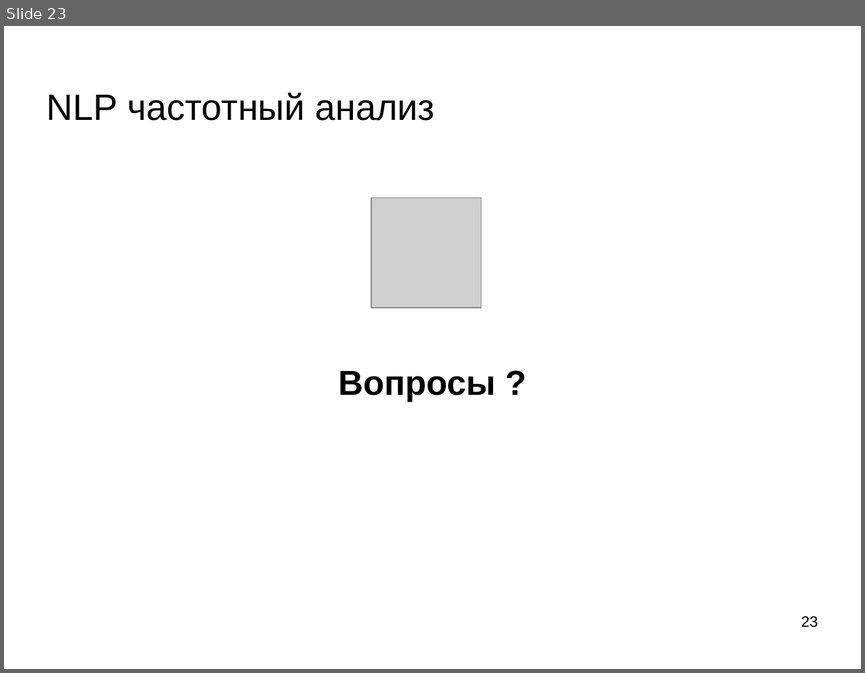
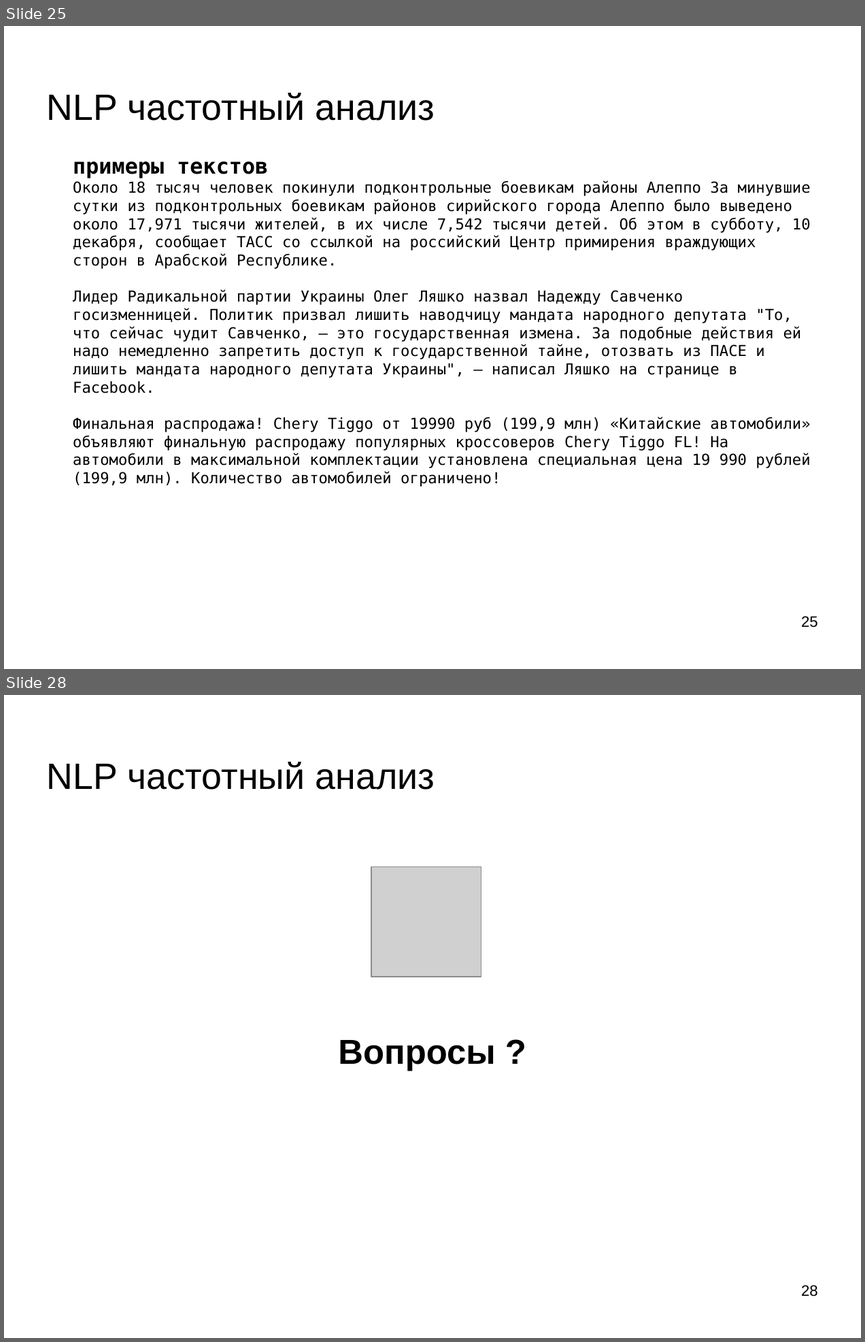
Before and after one commit to mechanoid5/ml_lectorium_legacy, a slide deck: 16-text-tfidf.odp. Shown one above the other, each under a label of ours: slide 23 before the commit, slides 25 and 28 after it; the slides between them are not shown. The pictures are 865x673 and 865x1342 pixels, drawn with LibreOffice and Linux fonts; fonts in the diff are those of the drawing; grey boxes stand for pictures; background and template pictures are left out. Boxes give left, top, right and bottom in pixels: in the first picture for what was removed or moved away, otherwise in the second. Text is boxed around its words. In the diff, an @@ line names an element or a change of style, - is before the commit and + after.

```diff
--- a/16-text-tfidf.odp
+++ b/16-text-tfidf.odp
@@ slide 25 added at <box>4,26,861,669</box>, background picture (left out) @@
@@ title added at <box>47,93,434,121</box>, 33.9 pt, text #000000 @@
+NLP частотный анализ
@@ text added at <box>73,161,810,486</box>, 14 pt, text #000000 @@
+примеры текстов
+Около 18 тысяч человек покинули подконтрольные боевикам районы Алеппо За минувшие сутки из подконтрольных боевикам районов сирийского города Алеппо было выведено около 17,971 тысячи жителей, в их числе 7,542 тысячи детей. Об этом в субботу, 10 декабря, сообщает ТАСС со ссылкой на российский Центр примирения враждующих сторон в Арабской Республике.
+Лидер Радикальной партии Украины Олег Ляшко назвал Надежду Савченко госизменницей. Политик призвал лишить наводчицу мандата народного депутата "То, что сейчас чудит Савченко, — это государственная измена. За подобные действия ей надо немедленно запретить доступ к государственной тайне, отозвать из ПАСЕ и лишить мандата народного депутата Украины", — написал Ляшко на странице в Facebook.
+Финальная распродажа! Chery Tiggo от 19990 руб (199,9 млн) «Китайские автомобили» объявляют финальную распродажу популярных кроссоверов Chery Tiggo FL! На автомобили в максимальной комплектации установлена специальная цена 19 990 рублей (199,9 млн). Количество автомобилей ограничено!
@@ page number added at <box>801,616,818,627</box>, 14 pt, text #000000 @@
+25
@@ what was slide 23 is now slide 28 @@
@@ page number at <box>801,1285,818,1296</box>: text changed @@
-23
+28
```
Also in this commit, not shown: 1 slide changed, 4 other slides added, 2 other files.
